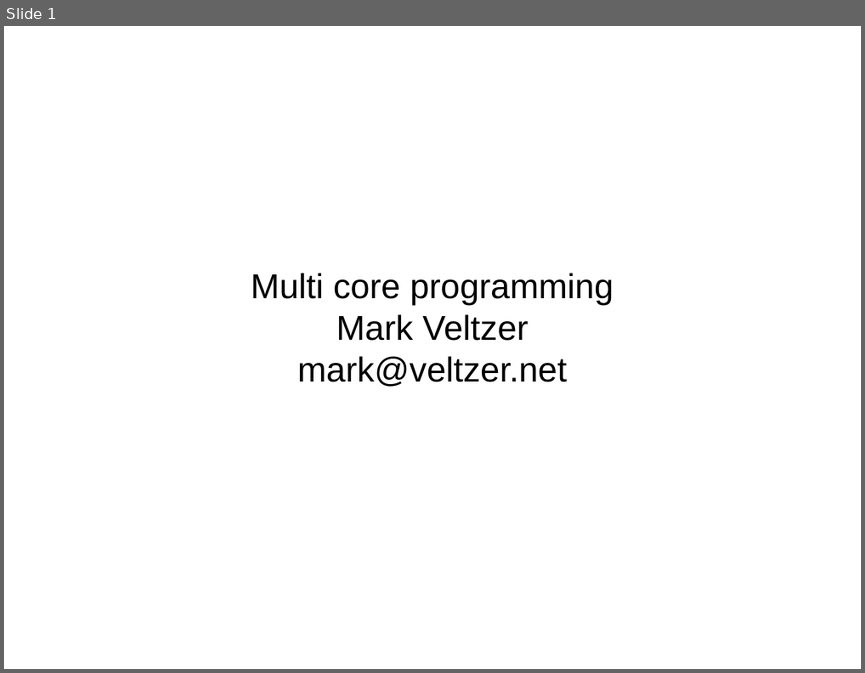
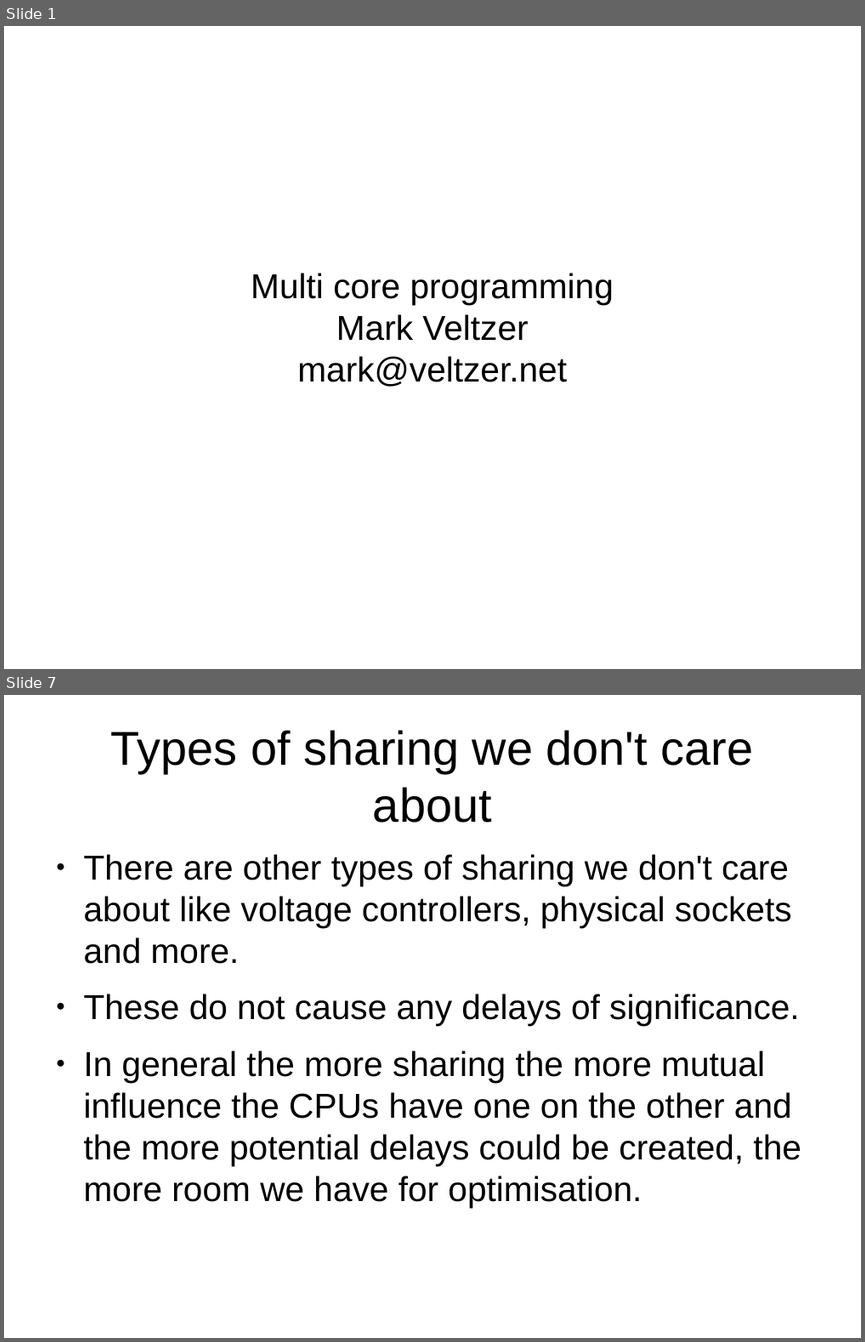
Before and after one commit to veltzer/demos, a slide deck: cpp/multi_core/multicore.odp. Shown one above the other, each under a label of ours: slide 1 before the commit, slides 1 and 7 after it; the slides between them are not shown. The pictures are 865x673 and 865x1342 pixels, drawn with LibreOffice and Linux fonts; fonts in the diff are those of the drawing. Boxes give left, top, right and bottom in pixels: in the first picture for what was removed or moved away, otherwise in the second. Text is boxed around its words. In the diff, an @@ line names an element or a change of style, - is before the commit and + after.

```diff
--- a/cpp/multi_core/multicore.odp
+++ b/cpp/multi_core/multicore.odp
@@ slide 7 added at (4,695,861,1338), background #FFFFFF @@
@@ title added at (111,730,753,823), 44 pt, text #000000 @@
+Types of sharing we don't care about
@@ text added at (84,854,800,1207), 32 pt, text #000000 @@
+● There are other types of sharing we don't care about like voltage controllers, physical sockets and more.
+● These do not cause any delays of significance.
+● In general the more sharing the more mutual influence the CPUs have one on the other and the more potential delays could be created, the more room we have for optimisation.
```
Also in this commit, not shown: 65 other slides added, 1 slide removed, 11 other files.
